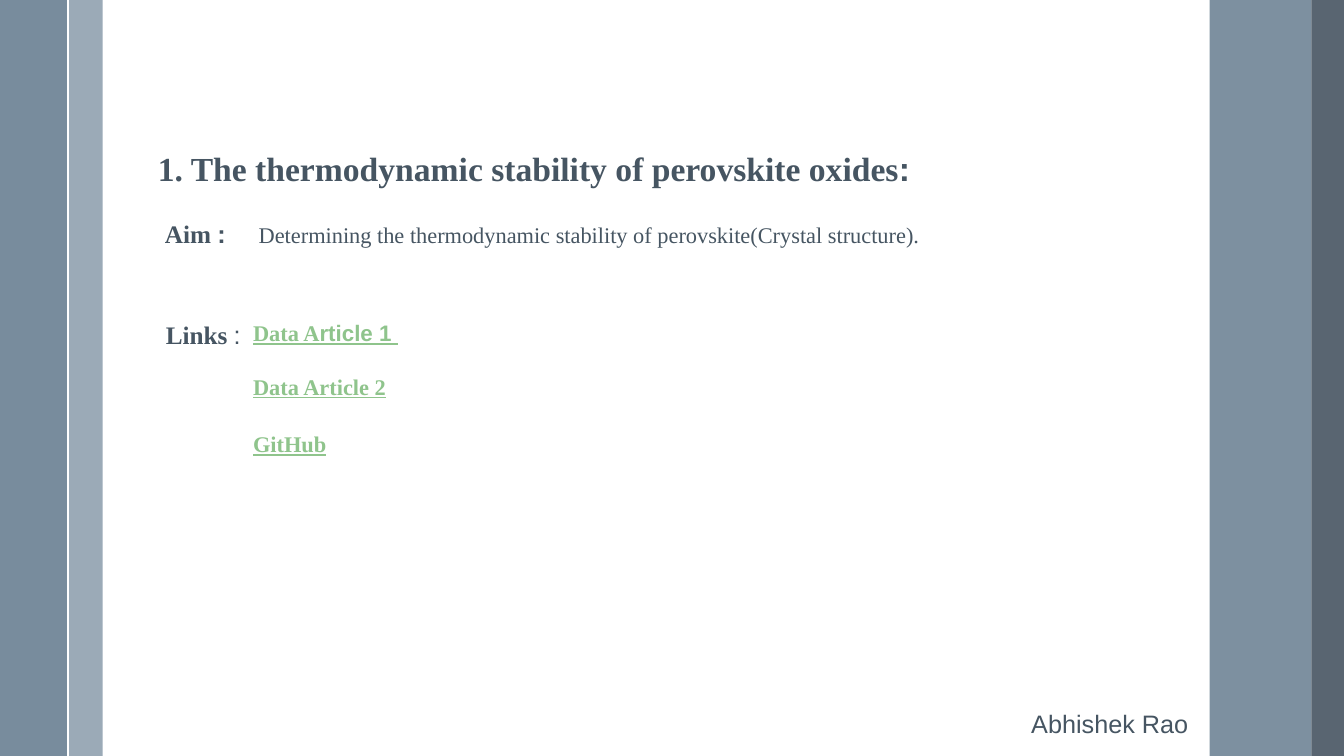
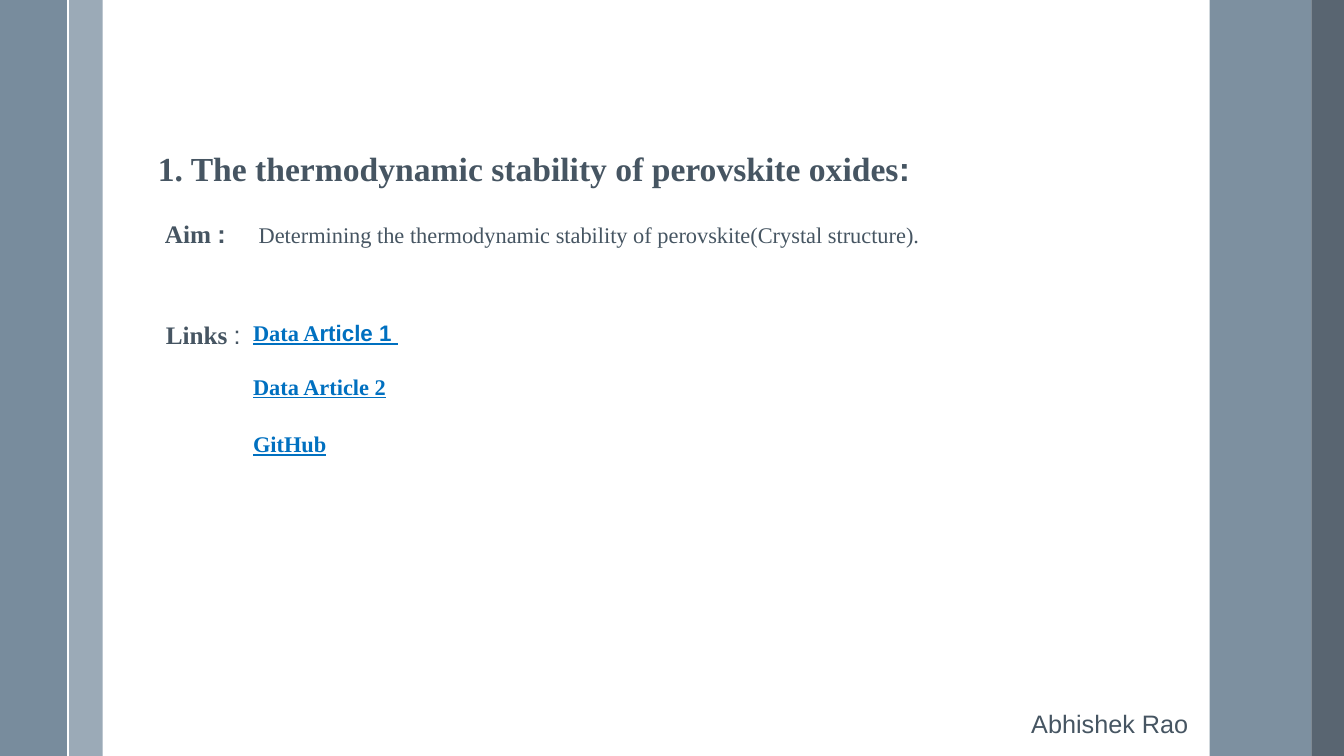
Before and after one commit to VarunBohara/Mini-Project-Documents, a slide deck: slide 6 of Ideas -- v3.0.pptx. Drawn at 1344x756 pixels with LibreOffice and Linux fonts; fonts in the diff are those of the drawing. Boxes give left, top, right and bottom in pixels: in the first picture for what was removed or moved away, otherwise in the second. Text is boxed around its words. In the diff, an @@ line names an element or a change of style, - is before the commit and + after.

```diff
--- a/Ideas -- v3.0.pptx
+++ b/Ideas -- v3.0.pptx
@@ text "Data Article 1" at [253,324,391,456]: text colour #8FC48C to #0070C0 @@
```
Also in this commit, not shown: 1 other slide changed.
